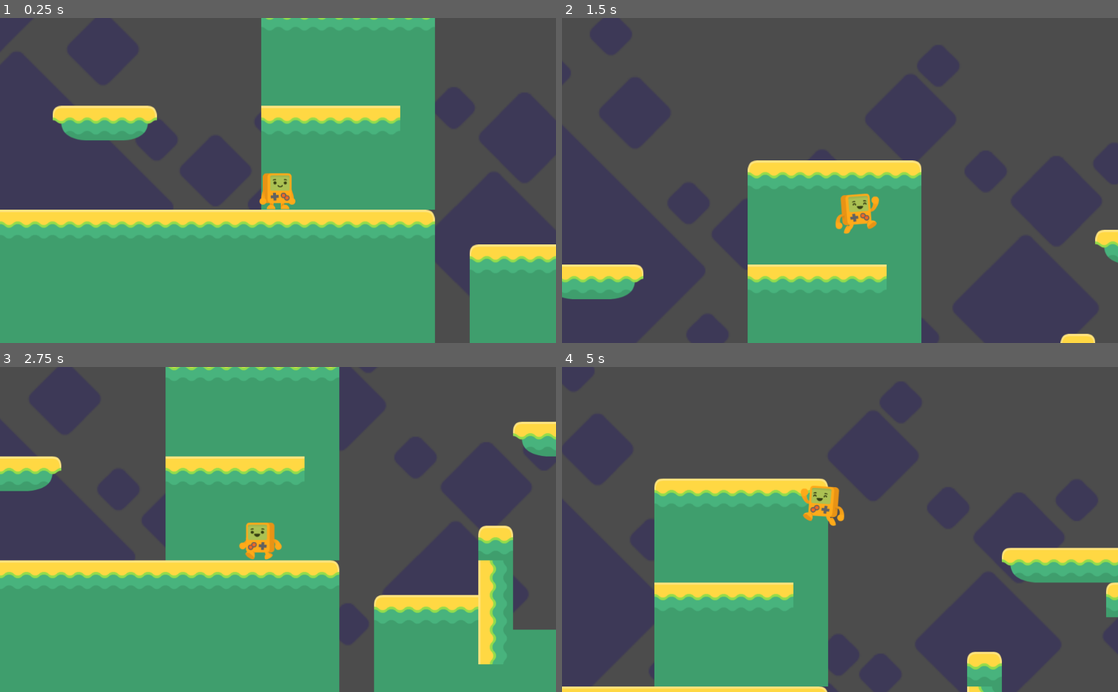
Above: before the commit, frames 1-4 (two rows, left to right).
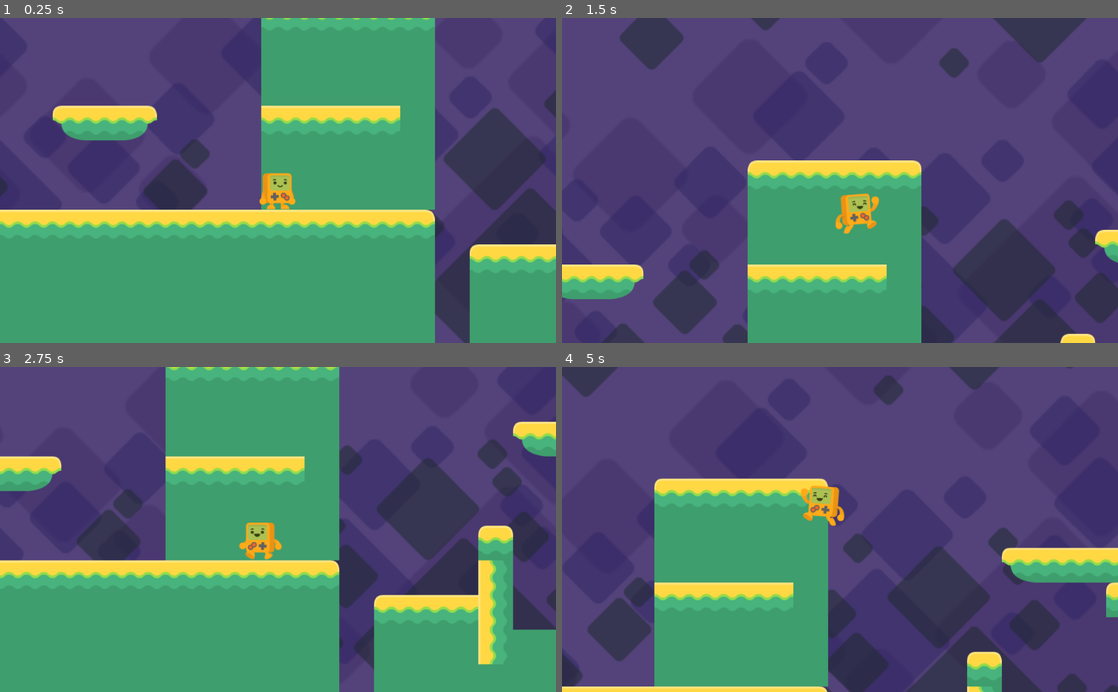
Above: after the commit, the same moments.

Repository: mdjones/borncg-2d-tut
Game: Godot game, scene res://Level1.tscn
Same seed, same stepped clock (60 frames per second), same inputs: the game is played once before the commit and once after it. The project has no main scene, so this scene is started directly.
Inputs:
- Up to frame 1 (0.25 s): no input
- Up to frame 2 (1.5 s): hold Right (right) from 0.53 s (still down); tap Space (jump) at 0.77 s
- Up to frame 3 (2.75 s): tap Space (jump) at 1.52 s; release Right (right) at 2.03 s; hold A (left) from 2.03 s (still down)
- Up to frame 4 (5 s): release A (left) at 2.78 s; hold Right (right) 2.78-4.28 s; tap Space (jump) at 3.02, 3.77, 4.52 s; hold A (left) from 4.28 s (still down)

The runs differ from the first frame. In frame 1, 32% of the frame differs, in the area x 0-100%, y 0-100%; in frame 2, 66%; in frame 3, 35%; in frame 4, 63%.

Commit message:
Fixed paralax

Diff:
--- a/Level1.tscn
+++ b/Level1.tscn
@@ -52,51 +52,42 @@
 [node name="ParallaxBackground" type="ParallaxBackground" parent="."]
 
 [node name="PurpleSky" type="ParallaxLayer" parent="ParallaxBackground"]
-visible = false
 motion_mirroring = Vector2( 1280, 960 )
 
 [node name="Sprite" type="Sprite" parent="ParallaxBackground/PurpleSky"]
-position = Vector2( 31.9003, 0 )
 scale = Vector2( 2, 2 )
 texture = ExtResource( 4 )
 centered = false
 
 [node name="farblocks" type="ParallaxLayer" parent="ParallaxBackground"]
-visible = false
-modulate = Color( 0.290196, 0.290196, 0.356863, 1 )
-position = Vector2( 0.3, 0.3 )
-scale = Vector2( 2, 2 )
+modulate = Color( 0.733333, 0.639216, 0.788235, 0.505882 )
+position = Vector2( 0, -1000 )
 motion_scale = Vector2( 0.25, 0.25 )
 motion_mirroring = Vector2( 2560, 1920 )
 
 [node name="Sprite" type="Sprite" parent="ParallaxBackground/farblocks"]
-position = Vector2( 1, 1 )
 scale = Vector2( 4, 4 )
 texture = ExtResource( 5 )
 centered = false
 
 [node name="middle blocks" type="ParallaxLayer" parent="ParallaxBackground"]
 modulate = Color( 0.517647, 0.521569, 0.760784, 0.490196 )
-position = Vector2( 0.3, 0.3 )
+position = Vector2( 0, -500 )
 motion_scale = Vector2( 0.4, 0.4 )
-motion_offset = Vector2( 0, -500 )
 motion_mirroring = Vector2( 1600, 1200 )
 
 [node name="Sprite" type="Sprite" parent="ParallaxBackground/middle blocks"]
-position = Vector2( 205.537, 4.75293 )
 scale = Vector2( 2.5, 2.5 )
 texture = ExtResource( 5 )
 centered = false
 
 [node name="nearbye blocks" type="ParallaxLayer" parent="ParallaxBackground"]
-visible = false
 modulate = Color( 0.341176, 0.584314, 0.352941, 1 )
 motion_scale = Vector2( 0.7, 0.7 )
 motion_mirroring = Vector2( 1120, 840 )
 
 [node name="Sprite" type="Sprite" parent="ParallaxBackground/nearbye blocks"]
 modulate = Color( 1, 1, 1, 0.521569 )
-position = Vector2( 1, 1 )
 scale = Vector2( 1.75, 1.75 )
 texture = ExtResource( 5 )
 centered = false
